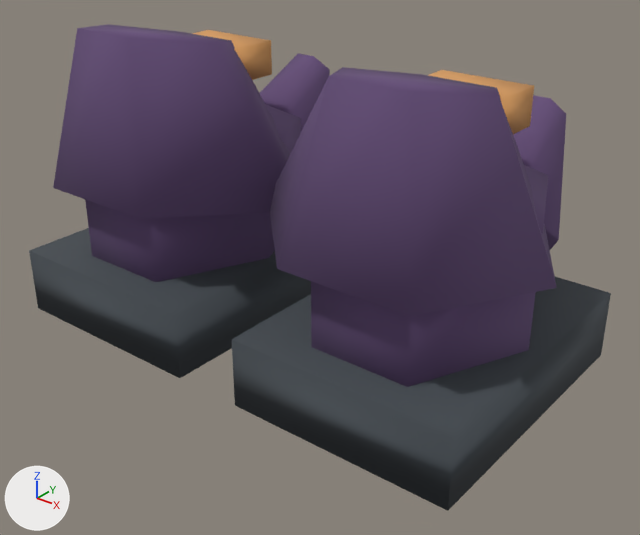
Two versions of the glTF model public/assets/island/characters/wear/shoes_hw_witch_low.glb, one commit apart.
Before and after are seen from a 50 mm camera at (0.557, -0.605, 0.505) aimed at (0.019, 0.068, 0.088). Arrows for +X, +Y and +Z are at lower left; the lights stay in place. The first picture is the older version.

The older version as bpy lines, for what is in view:
```python
me_mesh_0 = bpy.data.meshes.new('Mesh_0')
me_mesh_0.from_pydata(...)  # 116 vertices, 192 faces; spans x -0.298..0.298, y -0.091..0.295, z 0.0..0.333
# faces by material slot: [144, 24, 24]
me_mesh_0.materials.append(mat_main)
me_mesh_0.materials.append(mat_sole)
me_mesh_0.materials.append(mat_accent)
ob_bakedf1 = bpy.data.objects.new('BakedF1', me_mesh_0)
ob_bakedf1.location = (0.0, 0.0, 0.0)
```
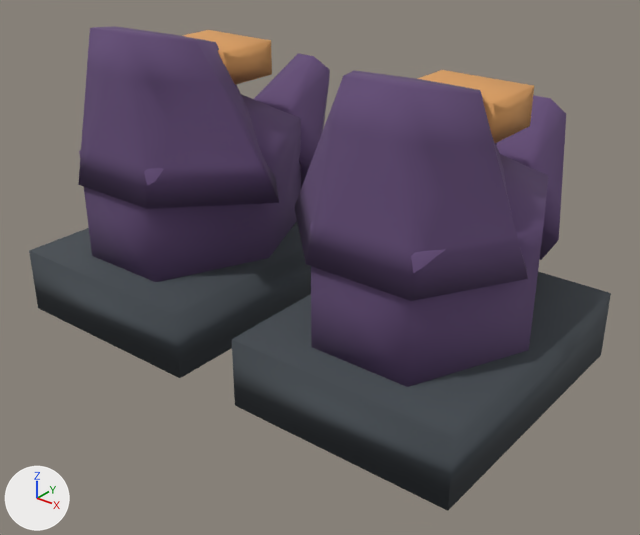
Pixel boxes [x1, y1, x2, y2] of what changed, in the pictures (640 x 535 px):
'BakedF1', reshaped
    before: [29, 24, 611, 511]
    after: [29, 26, 611, 511]
part 1 of me_mesh_0, rebuilt (18% narrower, 8% shorter)
    before: [270, 67, 557, 317]
    after: [294, 70, 528, 301]
part 2 of me_mesh_0, rebuilt (15% narrower, 6% shorter)
    before: [53, 24, 291, 219]
    after: [78, 26, 279, 209]
part 3 of me_mesh_0, cut back
    before: [85, 41, 566, 387]
    after: [79, 41, 566, 387]

The change, as a diff of the scene's bpy script:
```diff
--- a/public/assets/island/characters/wear/shoes_hw_witch_low.glb.py
+++ b/public/assets/island/characters/wear/shoes_hw_witch_low.glb.py
@@ me_mesh_0 @@
 # used by ob_bakedf1; location = (0.0, 0.0, 0.0)
-me_mesh_0.from_pydata(...)  # 116 vertices, 192 faces; spans x -0.298..0.298, y -0.091..0.295, z 0.0..0.333
+me_mesh_0.from_pydata(...)  # 366 vertices, 692 faces; spans x -0.281..0.281, y -0.091..0.295, z 0.0..0.333
+# me_mesh_0 part 1: the loose piece of 14 vertices spanning x -0.026..0.298, y -0.083..0.156, z 0.165..0.333 is rebuilt with 62 vertices and now spans x 0.01..0.271, y -0.06..0.133, z 0.165..0.333
+# me_mesh_0 part 2: the loose piece of 14 vertices spanning x -0.298..0.026, y -0.083..0.156, z 0.165..0.333 is rebuilt with 62 vertices and now spans x -0.271..-0.01, y -0.06..0.133, z 0.165..0.333
+# me_mesh_0 part 3
+# 76 faces are deleted
+# 98 vertices are added at x -0.253..0.253, y -0.055..0.28, z 0.12..0.282
+# 12 new vertices lie (0.0, 0.0, -0.033) away from vertices in x -0.267..0.267, y -0.055..0.187, z 0.202
+# 12 new vertices lie (0.0, 0.0, -0.034) away from vertices in x -0.267..0.267, y -0.055..0.187, z 0.169
+# 8 new vertices lie (0.0, 0.0, -0.019) away from vertices in x -0.209..0.209, y 0.066..0.143, z 0.301
+# 6 new vertices lie (0.053, 0.0, 0.0) away from vertices in x -0.213..0.107, y -0.055..0.187, z 0.135..0.169
+# 6 new vertices lie (0.027, 0.061, 0.0) away from vertices in x -0.267..0.213, y -0.055..0.066, z 0.135..0.169
+# 6 new vertices lie (-0.027, 0.061, 0.0) away from vertices in x -0.213..0.267, y -0.055..0.066, z 0.135..0.169
+# 6 new vertices lie (0.035, 0.0, 0.0) away from vertices in x -0.189..0.149, y 0.206..0.266, z 0.12..0.221
+# 336 new faces join them, mat_main
+# 48 new faces join them, mat_accent
 me_mesh_0.materials.append(mat_main)
```
